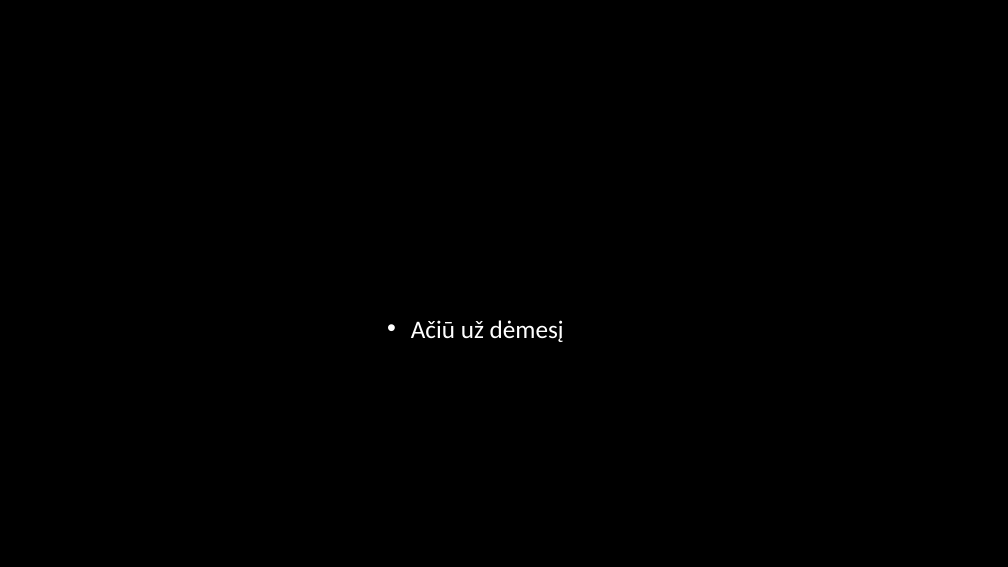
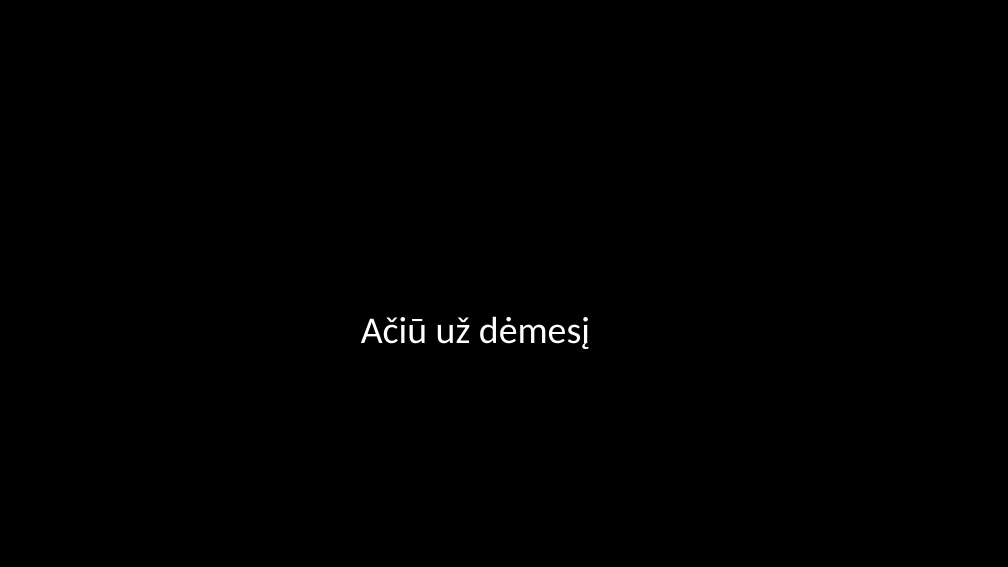
Before and after one commit to artisb45/PSIv2, a slide deck: slide 19 of 3 laboratorinis darbas Fiinasta.pptx. Drawn at 1008x567 pixels with LibreOffice and Linux fonts; fonts in the diff are those of the drawing; background and template pictures are left out. Boxes give left, top, right and bottom in pixels: in the first picture for what was removed or moved away, otherwise in the second. Text is boxed around its words. In the diff, an @@ line names an element or a change of style, - is before the commit and + after.

```diff
--- a/3 laboratorinis darbas Fiinasta.pptx
+++ b/3 laboratorinis darbas Fiinasta.pptx
@@ text "Ačiū už dėmesį" at [361,316,590,349]: size 24 to 36 pt; bullet • to none @@
```
Also in this commit, not shown: 6 other slides changed.
